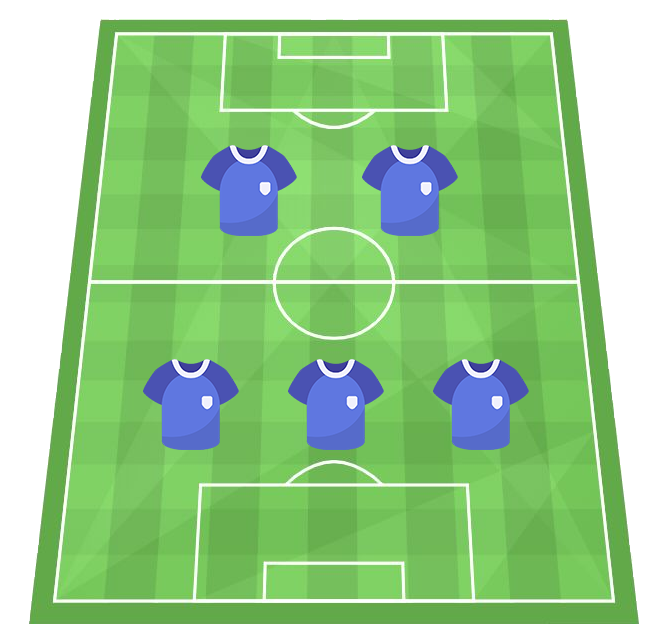
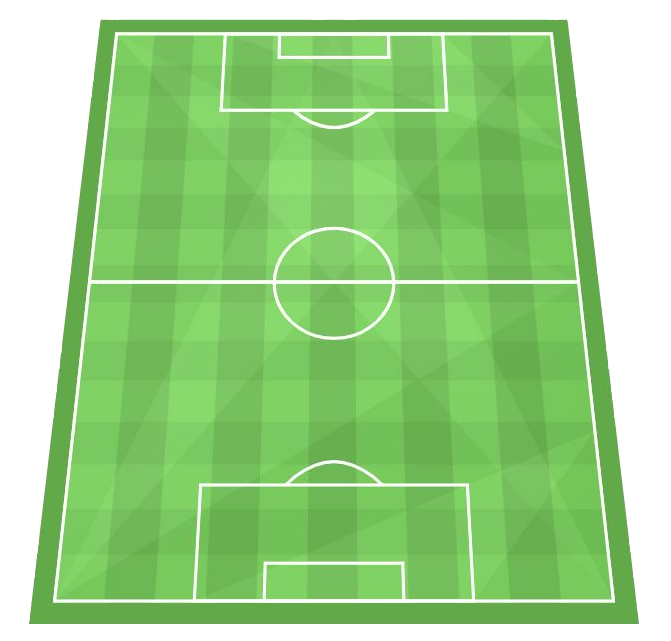
Comparing the layer stacks of the two 671 x 641 images. Changes:
hid "football-uniform copy 4" over [143, 145, 529, 450]
